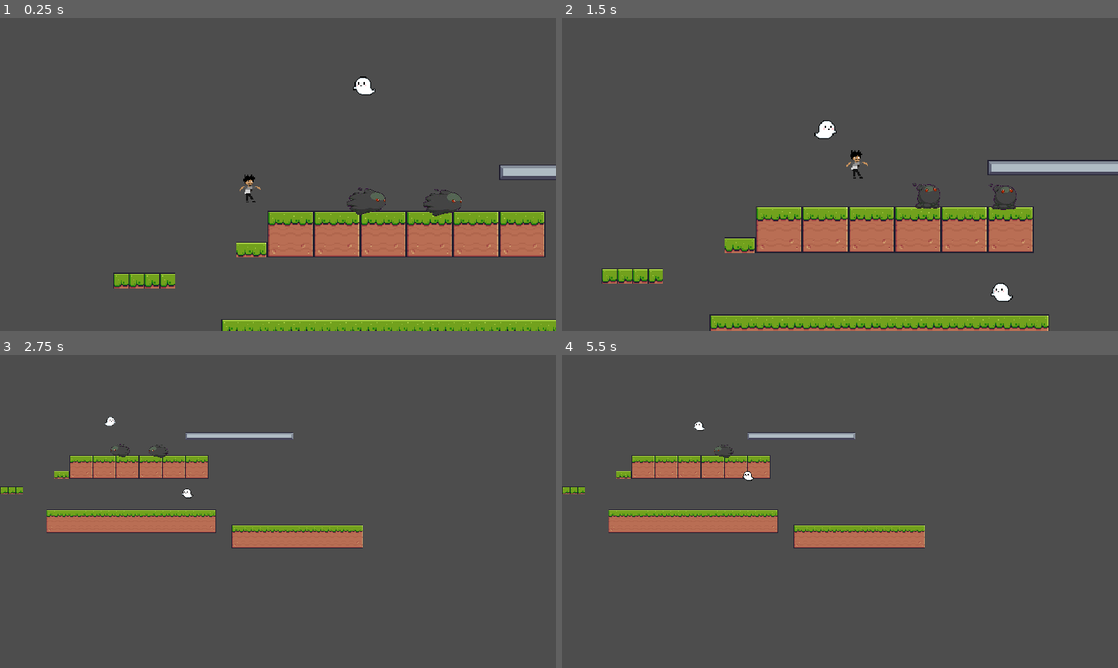
Above: before the commit, frames 1-4 (two rows, left to right).
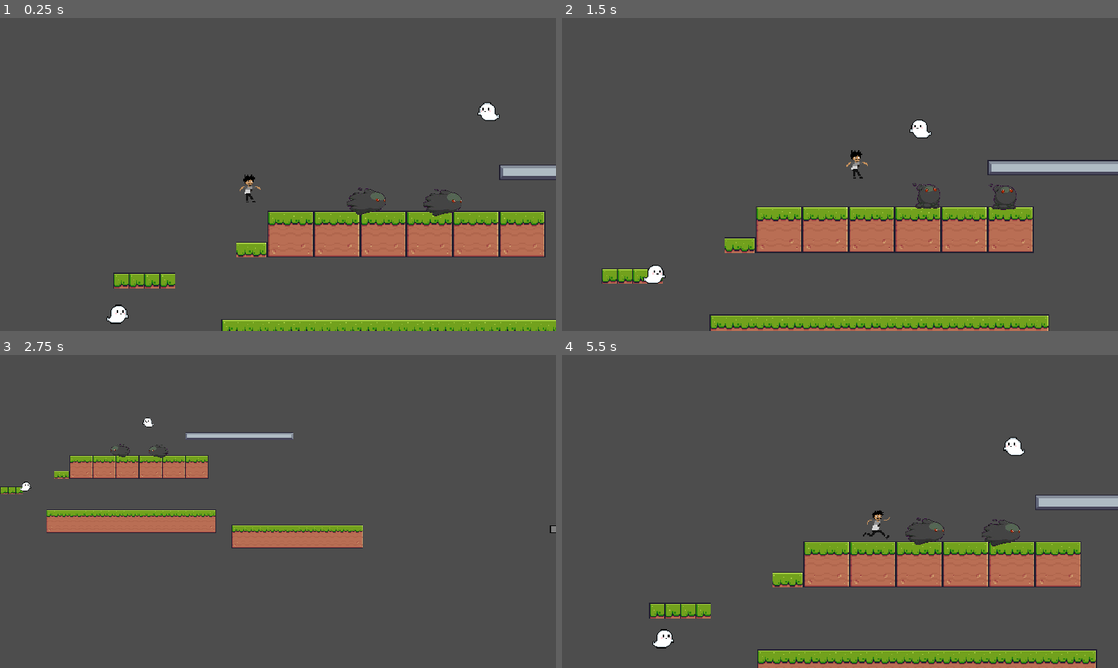
Above: after the commit, the same moments.

Repository: HeyNeek/rons_odyssey
Game: Godot game, scene res://scenes/levels/test_level.tscn
Same seed, same stepped clock (60 frames per second), same inputs: the game is played once before the commit and once after it.
Inputs:
- Up to frame 1 (0.25 s): no input
- Up to frame 2 (1.5 s): hold Shift (sprint) 0.53-1.28 s; hold D (move_right) from 0.53 s (still down); tap Space (jump) at 0.77 s; tap Shift (sprint) at 1.35 s
- Up to frame 3 (2.75 s): tap Space (jump) at 1.52 s; release D (move_right) at 2.03 s; hold A (move_left) from 2.03 s (still down); hold Shift (sprint) from 2.03 s (still down)
- Up to frame 4 (5.5 s): release A (move_left) at 2.78 s; release Shift (sprint) at 2.78 s; hold D (move_right) 2.78-4.28 s; tap Shift (sprint) at 2.85, 4.35 s; tap Space (jump) at 3.02, 3.77, 4.52 s; hold Shift (sprint) 3.53-4.28 s; hold A (move_left) 4.28-5.03 s; hold D (move_right) from 5.03 s (still down); hold Shift (sprint) from 5.03 s (still down)

The runs differ from the first frame. In frame 1, 0.5% of the frame differs, in the area x 19-90%, y 18-98%; in frame 2, 0.7%; in frame 3, 0.2%; in frame 4, 19%, in the area x 0-100%, y 21-100%.

Commit message:
added WORKING moving platforms

Diff:
--- a/project.godot
+++ b/project.godot
@@ -66,6 +66,13 @@
 ]
 }
 
+[layer_names]
+
+2d_physics/layer_1="World"
+2d_physics/layer_2="Player"
+2d_physics/layer_3="Enemy"
+2d_physics/layer_4="Deathzone"
+
 [rendering]
 
 textures/canvas_textures/default_texture_filter=0
--- a/scenes/characters/enemy_slime.tscn
+++ b/scenes/characters/enemy_slime.tscn
@@ -37,6 +37,8 @@
 size = Vector2(32, 16)
 
 [node name="EnemySlime" type="CharacterBody2D"]
+collision_layer = 4
+collision_mask = 2
 script = ExtResource("1_xrdwn")
 
 [node name="AnimatedSprite2D" type="AnimatedSprite2D" parent="."]
@@ -50,6 +52,8 @@
 shape = SubResource("RectangleShape2D_kqhg4")
 
 [node name="WeakSpotArea" type="Area2D" parent="."]
+collision_layer = 4
+collision_mask = 2
 
 [node name="CollisionShape2D" type="CollisionShape2D" parent="WeakSpotArea"]
 position = Vector2(3.5, -9.5)
@@ -57,6 +61,8 @@
 shape = SubResource("RectangleShape2D_akat2")
 
 [node name="DamageArea" type="Area2D" parent="."]
+collision_layer = 4
+collision_mask = 2
 
 [node name="CollisionShape2D" type="CollisionShape2D" parent="DamageArea"]
 position = Vector2(4, 1)
--- a/scenes/characters/ghost.tscn
+++ b/scenes/characters/ghost.tscn
@@ -16,6 +16,8 @@
 texture = ExtResource("2_dnd2q")
 
 [node name="DamageArea" type="Area2D" parent="CharacterBody2D"]
+collision_layer = 4
+collision_mask = 2
 
 [node name="CollisionShape2D" type="CollisionShape2D" parent="CharacterBody2D/DamageArea"]
 position = Vector2(-1, -1)
--- a/scenes/characters/player.tscn
+++ b/scenes/characters/player.tscn
@@ -264,6 +264,8 @@
 color = Color(0, 0.960784, 1, 1)
 
 [node name="Player" type="CharacterBody2D" groups=["player"]]
+collision_layer = 2
+collision_mask = 5
 script = ExtResource("1_ux2xd")
 
 [node name="AnimatedSprite2D" type="AnimatedSprite2D" parent="."]
@@ -277,6 +279,7 @@
 [node name="Camera2D" type="Camera2D" parent="."]
 zoom = Vector2(2, 2)
 process_callback = 0
+limit_bottom = 600
 position_smoothing_enabled = true
 position_smoothing_speed = 2.0
 rotation_smoothing_enabled = true
--- a/scenes/levels/test_level.tscn
+++ b/scenes/levels/test_level.tscn
@@ -1,10 +1,14 @@
-[gd_scene load_steps=6 format=3 uid="uid://dcen4vgq1lau3"]
+[gd_scene load_steps=8 format=3 uid="uid://dcen4vgq1lau3"]
 
 [ext_resource type="Script" path="res://scripts/test_level.gd" id="1_120wk"]
 [ext_resource type="PackedScene" uid="uid://b0yfxh4x4ya6a" path="res://scenes/characters/player.tscn" id="2_4vjpf"]
 [ext_resource type="PackedScene" uid="uid://u8no0kxknnig" path="res://scenes/utils/tile_map.tscn" id="3_6xcdm"]
 [ext_resource type="PackedScene" uid="uid://bx4qgfdkjhf7x" path="res://scenes/characters/animated_slime.tscn" id="4_tpn30"]
 [ext_resource type="PackedScene" uid="uid://bs57kavjdlo1l" path="res://scenes/characters/ghost.tscn" id="5_cmtyb"]
+[ext_resource type="PackedScene" uid="uid://te6jkc48puth" path="res://scenes/terrain/moving_platform.tscn" id="6_jghct"]
+
+[sub_resource type="RectangleShape2D" id="RectangleShape2D_75473"]
+size = Vector2(2545, 46)
 
 [node name="TestLevel" type="Node2D"]
 script = ExtResource("1_120wk")
@@ -23,7 +27,24 @@
 position = Vector2(300, 201)
 
 [node name="Ghost" parent="." instance=ExtResource("5_cmtyb")]
-position = Vector2(254, 71)
+position = Vector2(-20, 324)
 
 [node name="Ghost2" parent="." instance=ExtResource("5_cmtyb")]
-position = Vector2(466, 329)
+position = Vector2(385, 102)
+
+[node name="Deathzone" type="Area2D" parent="."]
+position = Vector2(97, 639)
+collision_layer = 8
+collision_mask = 2
+
+[node name="CollisionShape2D" type="CollisionShape2D" parent="Deathzone"]
+position = Vector2(1163.5, 13)
+shape = SubResource("RectangleShape2D_75473")
+
+[node name="MovingPlatform" parent="." instance=ExtResource("6_jghct")]
+position = Vector2(846, 361)
+
+[node name="MovingPlatform2" parent="." instance=ExtResource("6_jghct")]
+position = Vector2(1093, 361)
+
+[connection signal="body_entered" from="Deathzone" to="." method="_on_deathzone_body_entered"]
--- /dev/null
+++ b/scenes/terrain/moving_platform.tscn
@@ -0,0 +1,61 @@
+[gd_scene load_steps=6 format=3 uid="uid://te6jkc48puth"]
+
+[ext_resource type="Texture2D" uid="uid://vqtp1w6f3a6h" path="res://assets/sprites/platform.png" id="1_jwimm"]
+
+[sub_resource type="RectangleShape2D" id="RectangleShape2D_0p8m6"]
+size = Vector2(142, 14)
+
+[sub_resource type="Animation" id="Animation_fyb3b"]
+resource_name = "move_left_to_right"
+length = 5.0
+loop_mode = 1
+tracks/0/type = "value"
+tracks/0/imported = false
+tracks/0/enabled = true
+tracks/0/path = NodePath("AnimatableBody2D:position")
+tracks/0/interp = 1
+tracks/0/loop_wrap = true
+tracks/0/keys = {
+"times": PackedFloat32Array(0, 2.5),
+"transitions": PackedFloat32Array(1, 1),
+"update": 0,
+"values": [Vector2(0, 0), Vector2(400, 0)]
+}
+
+[sub_resource type="Animation" id="Animation_pciur"]
+length = 0.001
+tracks/0/type = "value"
+tracks/0/imported = false
+tracks/0/enabled = true
+tracks/0/path = NodePath("AnimatableBody2D:position")
+tracks/0/interp = 1
+tracks/0/loop_wrap = true
+tracks/0/keys = {
+"times": PackedFloat32Array(0),
+"transitions": PackedFloat32Array(1),
+"update": 0,
+"values": [Vector2(0, 0)]
+}
+
+[sub_resource type="AnimationLibrary" id="AnimationLibrary_em8y1"]
+_data = {
+"RESET": SubResource("Animation_pciur"),
+"move_left_to_right": SubResource("Animation_fyb3b")
+}
+
+[node name="MovingPlatform" type="Node2D"]
+
+[node name="AnimatableBody2D" type="AnimatableBody2D" parent="."]
+
+[node name="Sprite2D" type="Sprite2D" parent="AnimatableBody2D"]
+scale = Vector2(0.340426, 0.340426)
+texture = ExtResource("1_jwimm")
+
+[node name="CollisionShape2D" type="CollisionShape2D" parent="AnimatableBody2D"]
+shape = SubResource("RectangleShape2D_0p8m6")
+
+[node name="AnimationPlayer" type="AnimationPlayer" parent="."]
+libraries = {
+"": SubResource("AnimationLibrary_em8y1")
+}
+autoplay = "move_left_to_right"
--- a/scripts/enemy_slime.gd
+++ b/scripts/enemy_slime.gd
@@ -26,12 +26,12 @@
 	is_moving = true
 
 	if should_move_right:
-		print("right")
+		#print("right")
 		animated_sprite.flip_h = false
 		animated_sprite.play("move")
 		animation_player.play("move_right")
 	else:
-		print("left")
+		#print("left")
 		animated_sprite.flip_h = true
 		animated_sprite.play("move")
 		animation_player.play("move_left")
--- a/scripts/ghost.gd
+++ b/scripts/ghost.gd
@@ -11,7 +11,7 @@
 	#be directly in the scene's node tree using Godot's group system
 	player = get_tree().get_nodes_in_group("player")[0] as CharacterBody2D
 
-func _process(delta: float) -> void:
+func _process(_delta: float) -> void:
 	if is_instance_valid(player):
 		var direction: Vector2 = (player.global_position - ghost.global_position).normalized()
 
--- a/scripts/test_level.gd
+++ b/scripts/test_level.gd
@@ -1,9 +1,11 @@
 extends Node2D
 
 @onready var player: CharacterBody2D = $Player
+@onready var movingplatform1: AnimationPlayer = $MovingPlatform/AnimationPlayer
 
-#func _ready():
+func _ready() -> void:
 	#Engine.max_fps = 60
+	movingplatform1.play("move_left_to_right")
 
 func _process(_delta: float) -> void:
 	if Input.is_action_just_pressed("reset_level"):
@@ -15,3 +17,11 @@
 		get_tree().reload_current_scene()
 
 	#print("Current FPS: " + str(Engine.get_frames_per_second()))
+
+func _on_deathzone_body_entered(body: CharacterBody2D) -> void:
+	if body is Player:
+		body.is_active = false
+		print("deathzone entered")
+		await get_tree().create_timer(1).timeout
+
+		get_tree().reload_current_scene()
Binary file added: assets/sprites/platform.png
Not shown, added: assets/sprites/platform.png.import
Not shown, added: scenes/terrain/mov4955.tmp
